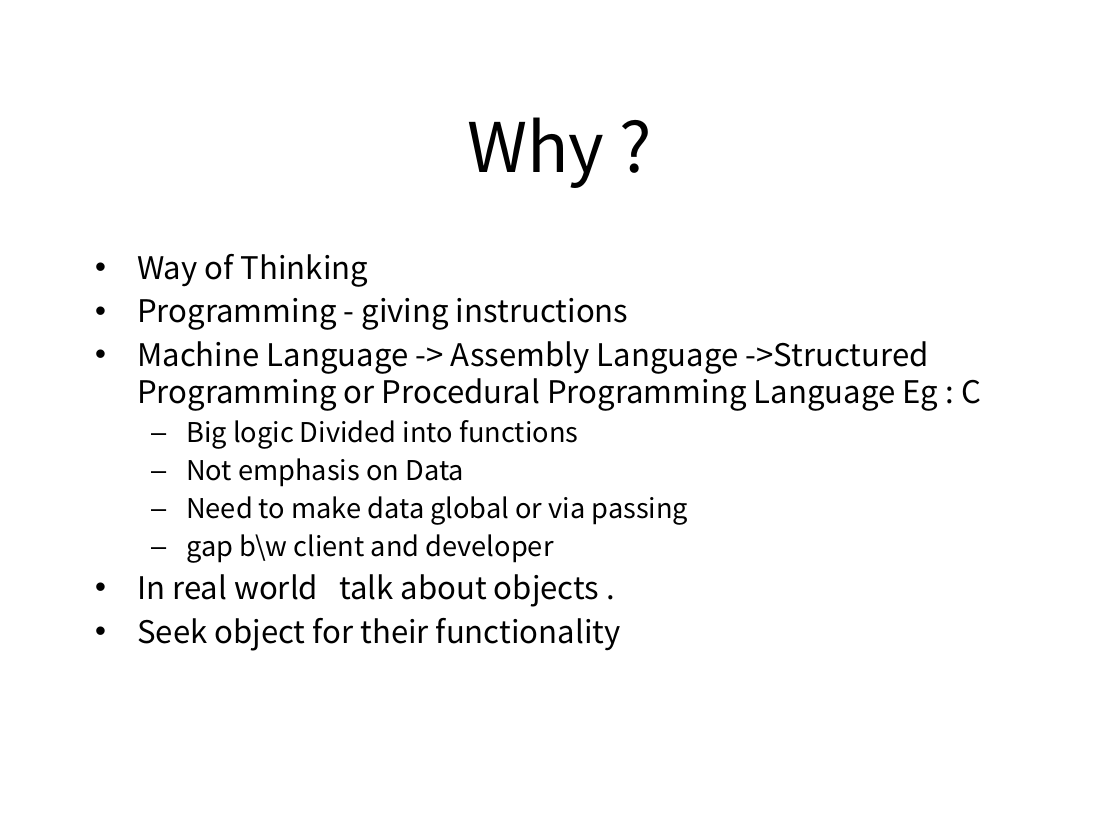
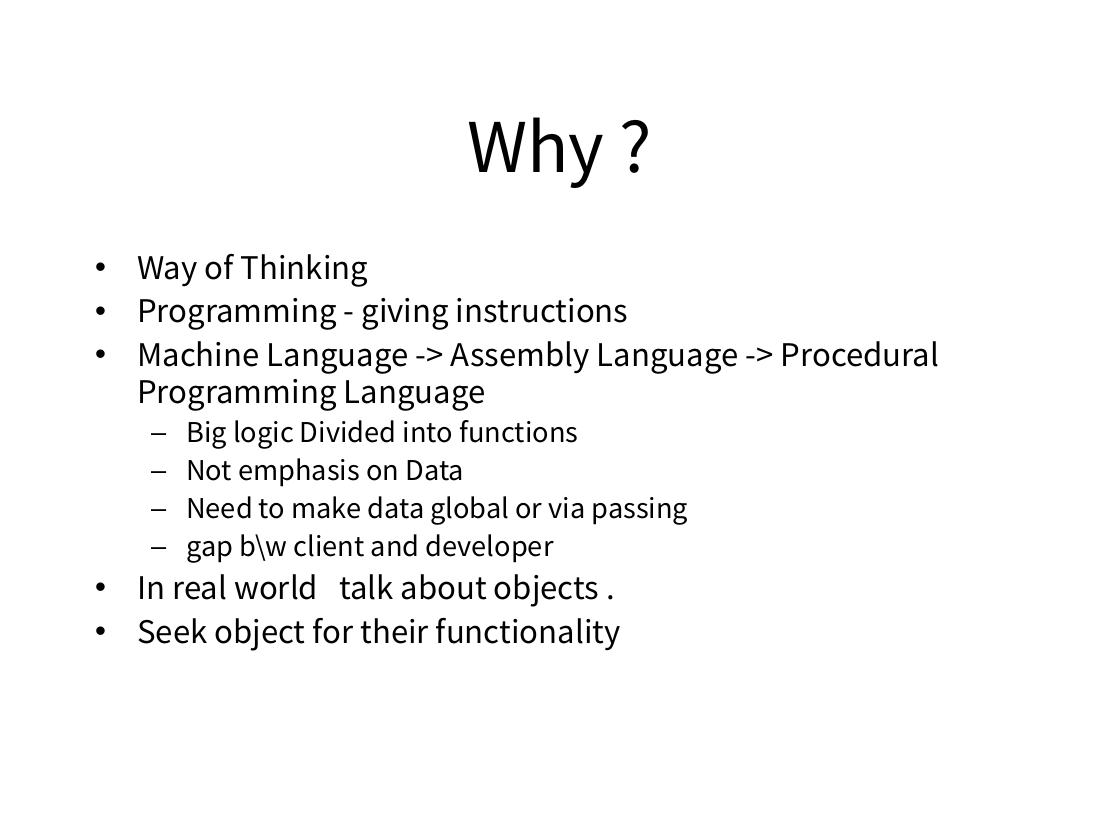
Before and after one commit to pankajfri/Training-Materials, a slide deck: slide 2 of Objected Oriented Programming Concepts Using C++ & Data Structures/OOPs with C++.pptx. Drawn at 1120x840 pixels with LibreOffice and Linux fonts; fonts in the diff are those of the drawing; background and template pictures are left out. Boxes give left, top, right and bottom in pixels: in the first picture for what was removed or moved away, otherwise in the second. Text is boxed around its words. In the diff, an @@ line names an element or a change of style, - is before the commit and + after.

```diff
--- a/Objected Oriented Programming Concepts Using C++ & Data Structures/OOPs with C++.pptx
+++ b/Objected Oriented Programming Concepts Using C++ & Data Structures/OOPs with C++.pptx
@@ text at (137,341,940,411): text changed @@
-• Machine Language -> Assembly Language ->Structured Programming or Procedural Programming Language Eg : C
+• Machine Language -> Assembly Language -> Procedural Programming Language
```
Also in this commit, not shown: 1 other slide changed, 6 slides added, 6 other files.
